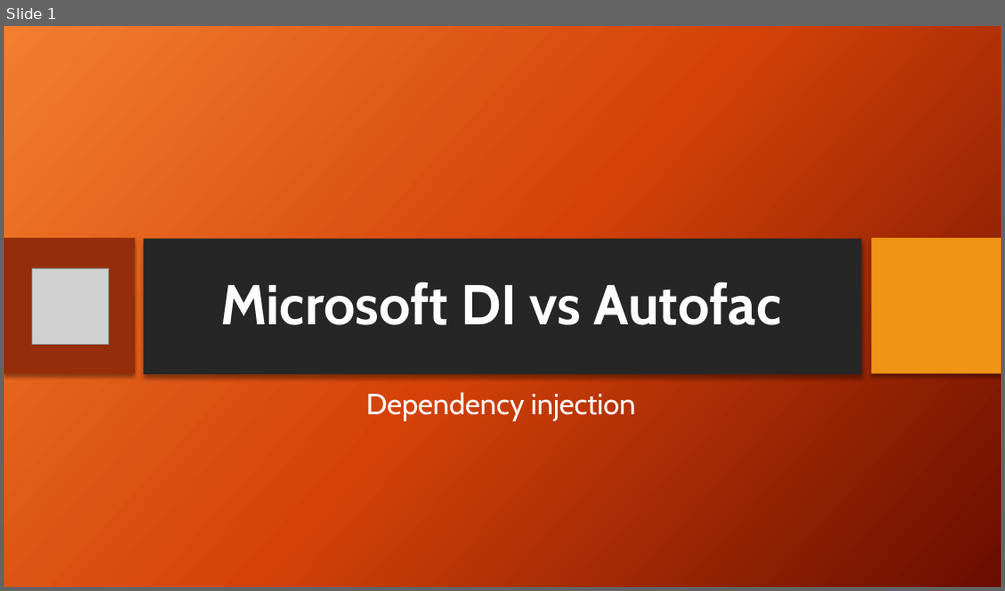
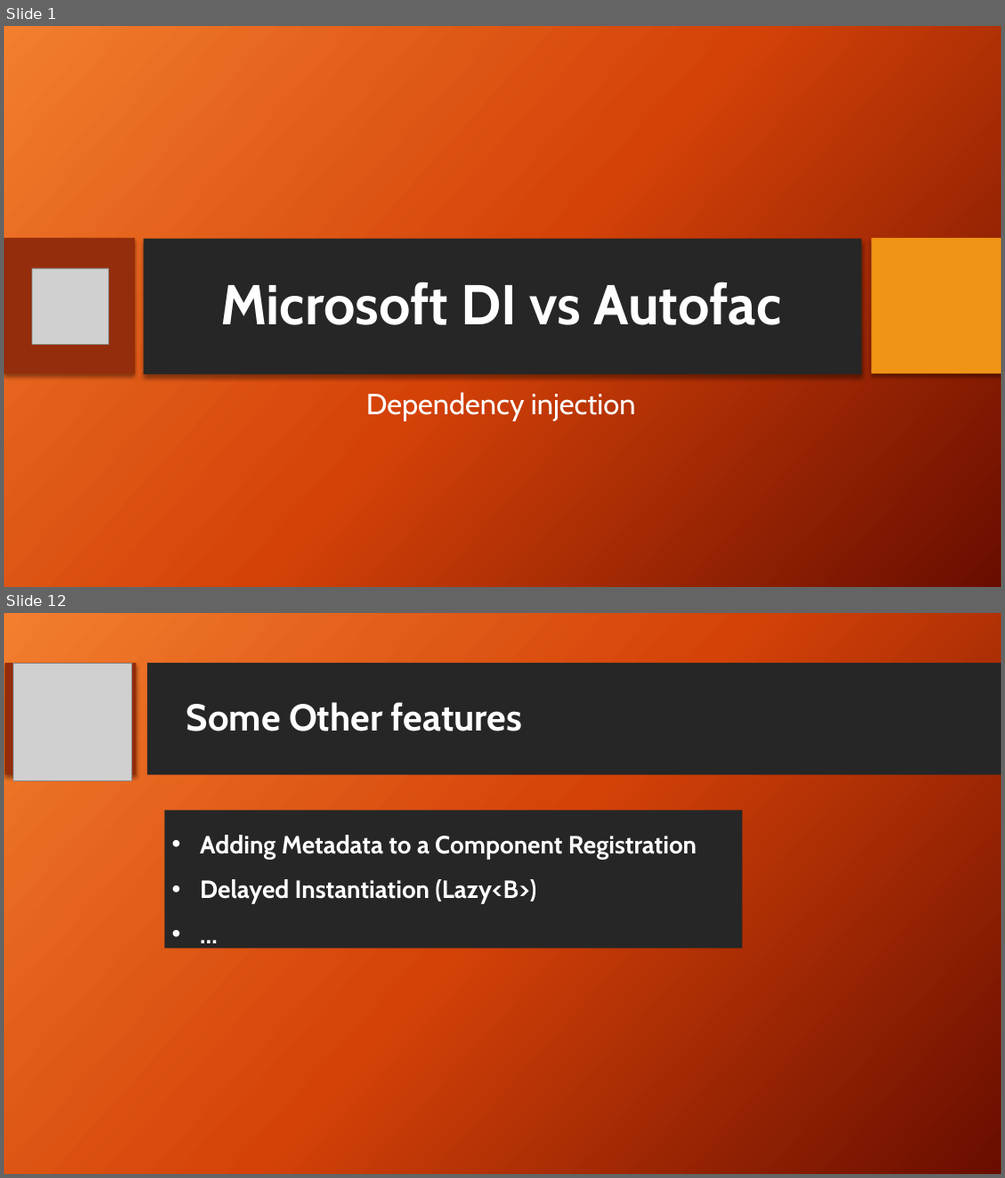
Before and after one commit to mohashan/MicrosoftDI_vs_Autofac, a slide deck: Microsoft DI vs Autofac.pptx. Shown one above the other, each under a label of ours: slide 1 before the commit, slides 1 and 12 after it; the slides between them are not shown. The pictures are 1005x591 and 1005x1178 pixels, drawn with LibreOffice and Linux fonts; fonts in the diff are those of the drawing; grey boxes stand for pictures; background and template pictures are left out. Boxes give left, top, right and bottom in pixels: in the first picture for what was removed or moved away, otherwise in the second. Text is boxed around its words. In the diff, an @@ line names an element or a change of style, - is before the commit and + after.

```diff
--- a/Microsoft DI vs Autofac.pptx
+++ b/Microsoft DI vs Autofac.pptx
@@ slide 12 added at bbox=[4, 613, 1001, 1174], background picture (left out) @@
@@ rectangle added at bbox=[5, 663, 136, 775], fill #942D0B @@
@@ picture added at bbox=[14, 663, 131, 780] @@
@@ rectangle added at bbox=[147, 663, 1001, 775], fill #262626 @@
@@ title added at bbox=[186, 702, 522, 731], 36 pt, text #FFFFFF, bold @@
+Some Other features
@@ rectangle added at bbox=[165, 811, 743, 948], fill #262626, 24 pt, text #FFFFFF, bold @@
+• Adding Metadata to a Component Registration
+• Delayed Instantiation (Lazy<B>)
+• …
```
Also in this commit, not shown: 2 slides changed, 10 other slides added, 10 slides removed, 3 other files.
